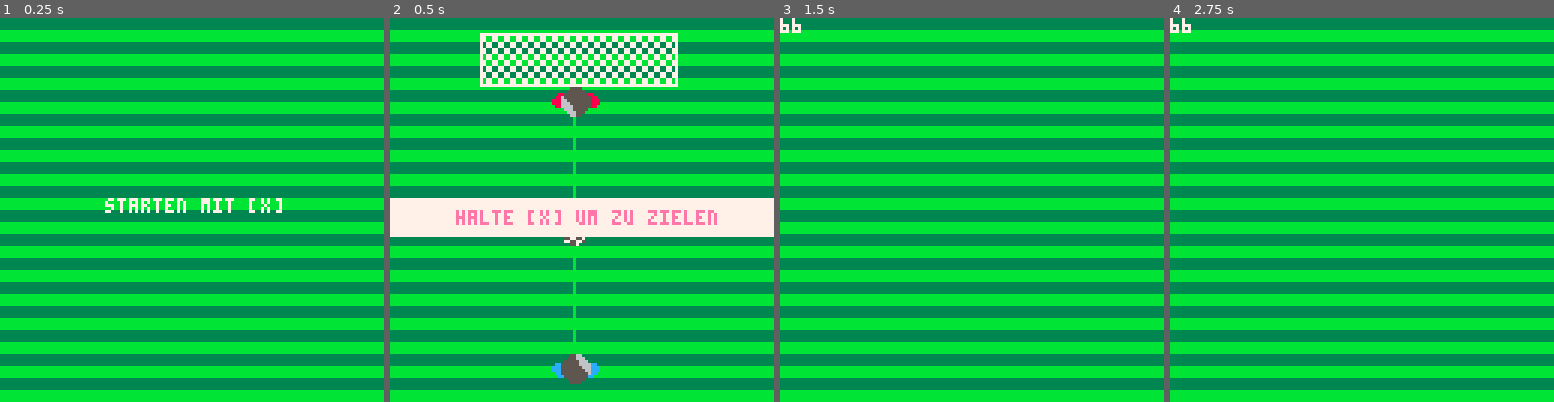
Above: before the commit, frames 1-4 (left to right).
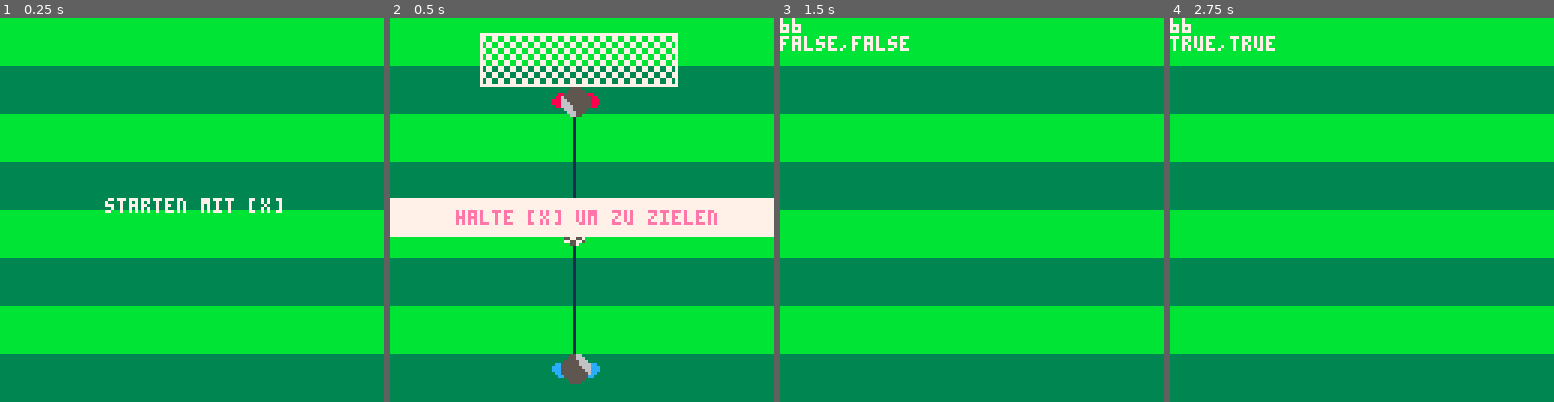
Above: after the commit, the same moments.

Repository: zothynine/torchance
Game: PICO-8 cartridge elfmeter.p8
Two runs of this game, one before a commit and one after it. Both use one fixed random seed, a clock stepped at 60 frames per second and the inputs below.
Inputs:
- Up to frame 1 (0.25 s): no input
- Up to frame 2 (0.5 s): tap X (X key) at 0.33 s
- Up to frame 3 (1.5 s): tap X (X key) at 1.07 s
- Up to frame 4 (2.75 s): tap X (X key) at 1.85 s

The runs differ from the first frame. In frame 1, 49% of the frame differs, in the area x 0-100%, y 0-100%; in frame 2, 41%; in frame 3, 50%; in frame 4, 50%.

Commit message:
Redraw map

Diff:
--- a/elfmeter.p8
+++ b/elfmeter.p8
@@ -11,8 +11,6 @@
 end
 
 function draw_field()
-	--grass
-	--rectfill(0,0,127,127,3)
 	map(0,0,0,0,16,16)
 end
 
@@ -96,7 +94,7 @@
 	cls()
 	draw_field()
 	--aiming line
-	line(aim_x-1,26,player.x+7,117,11)
+	line(aim_x-1,26,player.x+7,117,1)
 	--goal top
 	draw_goal_top()
 	--ball
@@ -140,6 +138,7 @@
 	--debug
 	color(7)
 	print(aim_x)
+	print(tostr(kicking.started)..","..tostr(kicking.ended))
 	color()
 	--/debug
 end
@@ -181,14 +180,14 @@
 end
 
 __gfx__
-00000000000000000000000000000000000000000000000000000000000000000000000000000000000000000000000000000000000000000000000033333333
-00000000000000000000000000000000000000000000000000000000000000000000000000000000000000000000000000000000000000000000000033333333
-00700700000000000000000000000000000000000000000000000000000000000000000000000000000000000000000000000000000000000000000033333333
-00077000000000556600000000000000000000000000000000000000000000000000000000000000000000000000000000000000000000000000000033333333
-000770000000055566600000000000000000000000000000000000000000000000000000000000000000000000000000000000000000000000000000bbbbbbbb
-007007000000555556660000000000000000000000000000000000000000000000000000000000000000000000000000000000000000000000000000bbbbbbbb
-000000000cc5555556666cc0000000000000000000000000000000000000000000000000000000000000000000000000000000000000000000000000bbbbbbbb
-00000000ccc5555555666ccc000000000000000000000000000000000000000000000000000000000000000000000000000000000000000000000000bbbbbbbb
+000000000000000000000000000000000000000000000000000000000000000000000000000000000000000000000000000000000000000033333333bbbbbbbb
+000000000000000000000000000000000000000000000000000000000000000000000000000000000000000000000000000000000000000033333333bbbbbbbb
+007007000000000000000000000000000000000000000000000000000000000000000000000000000000000000000000000000000000000033333333bbbbbbbb
+000770000000005566000000000000000000000000000000000000000000000000000000000000000000000000000000000000000000000033333333bbbbbbbb
+000770000000055566600000000000000000000000000000000000000000000000000000000000000000000000000000000000000000000033333333bbbbbbbb
+007007000000555556660000000000000000000000000000000000000000000000000000000000000000000000000000000000000000000033333333bbbbbbbb
+000000000cc5555556666cc0000000000000000000000000000000000000000000000000000000000000000000000000000000000000000033333333bbbbbbbb
+00000000ccc5555555666ccc000000000000000000000000000000000000000000000000000000000000000000000000000000000000000033333333bbbbbbbb
 00000000ccc5555555566ccc00000000000000000000000000000000000000000000000000000000000000000000000000000000000000000000000000000000
 000000000cc5555555556cc000000000000000000000000000000000000000000000000000000000000000000000000000000000000000000000000000000000
 0000000000cc55555555cc0000000000000000000000000000000000000000000000000000000000000000000000000000000000000000000000000000000000
@@ -197,17 +196,17 @@
 __map__
 0f0f0f0f0f0f0f0f0f0f0f0f0f0f0f0f00000000000000000000000000000000000000000000000000000000000000000000000000000000000000000000000000000000000000000000000000000000000000000000000000000000000000000000000000000000000000000000000000000000000000000000000000000000
 0f0f0f0f0f0f0f0f0f0f0f0f0f0f0f0f00000000000000000000000000000000000000000000000000000000000000000000000000000000000000000000000000000000000000000000000000000000000000000000000000000000000000000000000000000000000000000000000000000000000000000000000000000000
-0f0f0f0f0f0f0f0f0f0f0f0f0f0f0f0f00000000000000000000000000000000000000000000000000000000000000000000000000000000000000000000000000000000000000000000000000000000000000000000000000000000000000000000000000000000000000000000000000000000000000000000000000000000
-0f0f0f0f0f0f0f0f0f0f0f0f0f0f0f0f00000000000000000000000000000000000000000000000000000000000000000000000000000000000000000000000000000000000000000000000000000000000000000000000000000000000000000000000000000000000000000000000000000000000000000000000000000000
-0f0f0f0f0f0f0f0f0f0f0f0f0f0f0f0f00000000000000000000000000000000000000000000000000000000000000000000000000000000000000000000000000000000000000000000000000000000000000000000000000000000000000000000000000000000000000000000000000000000000000000000000000000000
-0f0f0f0f0f0f0f0f0f0f0f0f0f0f0f0f00000000000000000000000000000000000000000000000000000000000000000000000000000000000000000000000000000000000000000000000000000000000000000000000000000000000000000000000000000000000000000000000000000000000000000000000000000000
-0f0f0f0f0f0f0f0f0f0f0f0f0f0f0f0f00000000000000000000000000000000000000000000000000000000000000000000000000000000000000000000000000000000000000000000000000000000000000000000000000000000000000000000000000000000000000000000000000000000000000000000000000000000
-0f0f0f0f0f0f0f0f0f0f0f0f0f0f0f0f00000000000000000000000000000000000000000000000000000000000000000000000000000000000000000000000000000000000000000000000000000000000000000000000000000000000000000000000000000000000000000000000000000000000000000000000000000000
-0f0f0f0f0f0f0f0f0f0f0f0f0f0f0f0f00000000000000000000000000000000000000000000000000000000000000000000000000000000000000000000000000000000000000000000000000000000000000000000000000000000000000000000000000000000000000000000000000000000000000000000000000000000
-0f0f0f0f0f0f0f0f0f0f0f0f0f0f0f0f00000000000000000000000000000000000000000000000000000000000000000000000000000000000000000000000000000000000000000000000000000000000000000000000000000000000000000000000000000000000000000000000000000000000000000000000000000000
-0f0f0f0f0f0f0f0f0f0f0f0f0f0f0f0f00000000000000000000000000000000000000000000000000000000000000000000000000000000000000000000000000000000000000000000000000000000000000000000000000000000000000000000000000000000000000000000000000000000000000000000000000000000
-0f0f0f0f0f0f0f0f0f0f0f0f0f0f0f0f00000000000000000000000000000000000000000000000000000000000000000000000000000000000000000000000000000000000000000000000000000000000000000000000000000000000000000000000000000000000000000000000000000000000000000000000000000000
-0f0f0f0f0f0f0f0f0f0f0f0f0f0f0f0f00000000000000000000000000000000000000000000000000000000000000000000000000000000000000000000000000000000000000000000000000000000000000000000000000000000000000000000000000000000000000000000000000000000000000000000000000000000
-0f0f0f0f0f0f0f0f0f0f0f0f0f0f0f0f00000000000000000000000000000000000000000000000000000000000000000000000000000000000000000000000000000000000000000000000000000000000000000000000000000000000000000000000000000000000000000000000000000000000000000000000000000000
-0f0f0f0f0f0f0f0f0f0f0f0f0f0f0f0f00000000000000000000000000000000000000000000000000000000000000000000000000000000000000000000000000000000000000000000000000000000000000000000000000000000000000000000000000000000000000000000000000000000000000000000000000000000
-0f0f0f0f0f0f0f0f0f0f0f0f0f0f0f0f00000000000000000000000000000000000000000000000000000000000000000000000000000000000000000000000000000000000000000000000000000000000000000000000000000000000000000000000000000000000000000000000000000000000000000000000000000000
+0e0e0e0e0e0e0e0e0e0e0e0e0e0e0e0e00000000000000000000000000000000000000000000000000000000000000000000000000000000000000000000000000000000000000000000000000000000000000000000000000000000000000000000000000000000000000000000000000000000000000000000000000000000
+0e0e0e0e0e0e0e0e0e0e0e0e0e0e0e0e00000000000000000000000000000000000000000000000000000000000000000000000000000000000000000000000000000000000000000000000000000000000000000000000000000000000000000000000000000000000000000000000000000000000000000000000000000000
+0f0f0f0f0f0f0f0f0f0f0f0f0f0f0f0f00000000000000000000000000000000000000000000000000000000000000000000000000000000000000000000000000000000000000000000000000000000000000000000000000000000000000000000000000000000000000000000000000000000000000000000000000000000
+0f0f0f0f0f0f0f0f0f0f0f0f0f0f0f0f00000000000000000000000000000000000000000000000000000000000000000000000000000000000000000000000000000000000000000000000000000000000000000000000000000000000000000000000000000000000000000000000000000000000000000000000000000000
+0e0e0e0e0e0e0e0e0e0e0e0e0e0e0e0e00000000000000000000000000000000000000000000000000000000000000000000000000000000000000000000000000000000000000000000000000000000000000000000000000000000000000000000000000000000000000000000000000000000000000000000000000000000
+0e0e0e0e0e0e0e0e0e0e0e0e0e0e0e0e00000000000000000000000000000000000000000000000000000000000000000000000000000000000000000000000000000000000000000000000000000000000000000000000000000000000000000000000000000000000000000000000000000000000000000000000000000000
+0f0f0f0f0f0f0f0f0f0f0f0f0f0f0f0f00000000000000000000000000000000000000000000000000000000000000000000000000000000000000000000000000000000000000000000000000000000000000000000000000000000000000000000000000000000000000000000000000000000000000000000000000000000
+0f0f0f0f0f0f0f0f0f0f0f0f0f0f0f0f00000000000000000000000000000000000000000000000000000000000000000000000000000000000000000000000000000000000000000000000000000000000000000000000000000000000000000000000000000000000000000000000000000000000000000000000000000000
+0e0e0e0e0e0e0e0e0e0e0e0e0e0e0e0e00000000000000000000000000000000000000000000000000000000000000000000000000000000000000000000000000000000000000000000000000000000000000000000000000000000000000000000000000000000000000000000000000000000000000000000000000000000
+0e0e0e0e0e0e0e0e0e0e0e0e0e0e0e0e00000000000000000000000000000000000000000000000000000000000000000000000000000000000000000000000000000000000000000000000000000000000000000000000000000000000000000000000000000000000000000000000000000000000000000000000000000000
+0f0f0f0f0f0f0f0f0f0f0f0f0f0f0f0f00000000000000000000000000000000000000000000000000000000000000000000000000000000000000000000000000000000000000000000000000000000000000000000000000000000000000000000000000000000000000000000000000000000000000000000000000000000
+0f0f0f0f0f0f0f0f0f0f0f0f0f0f0f0f00000000000000000000000000000000000000000000000000000000000000000000000000000000000000000000000000000000000000000000000000000000000000000000000000000000000000000000000000000000000000000000000000000000000000000000000000000000
+0e0e0e0e0e0e0e0e0e0e0e0e0e0e0e0e00000000000000000000000000000000000000000000000000000000000000000000000000000000000000000000000000000000000000000000000000000000000000000000000000000000000000000000000000000000000000000000000000000000000000000000000000000000
+0e0e0e0e0e0e0e0e0e0e0e0e0e0e0e0e00000000000000000000000000000000000000000000000000000000000000000000000000000000000000000000000000000000000000000000000000000000000000000000000000000000000000000000000000000000000000000000000000000000000000000000000000000000
